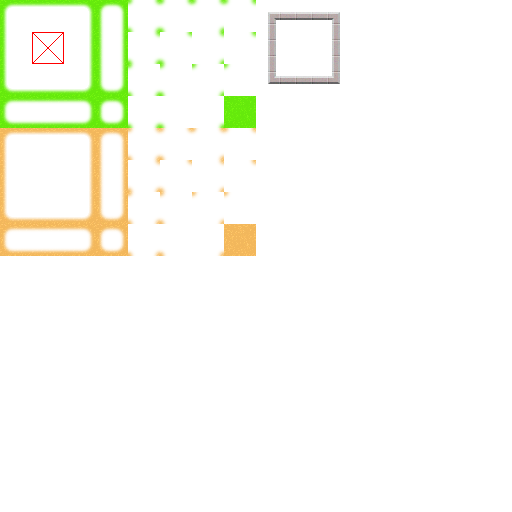
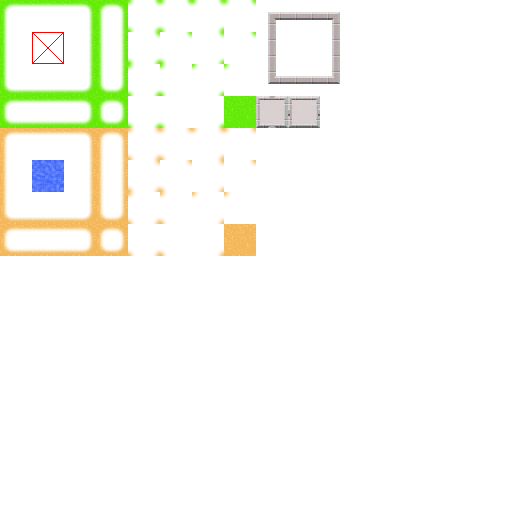
The second 512 × 512 image is a revision of the first. Changes to its layers:
added layer "water" above "airlocks" over 32, 160, 64, 192
added layer "airlocks" above "walls" over 256, 96, 320, 128
